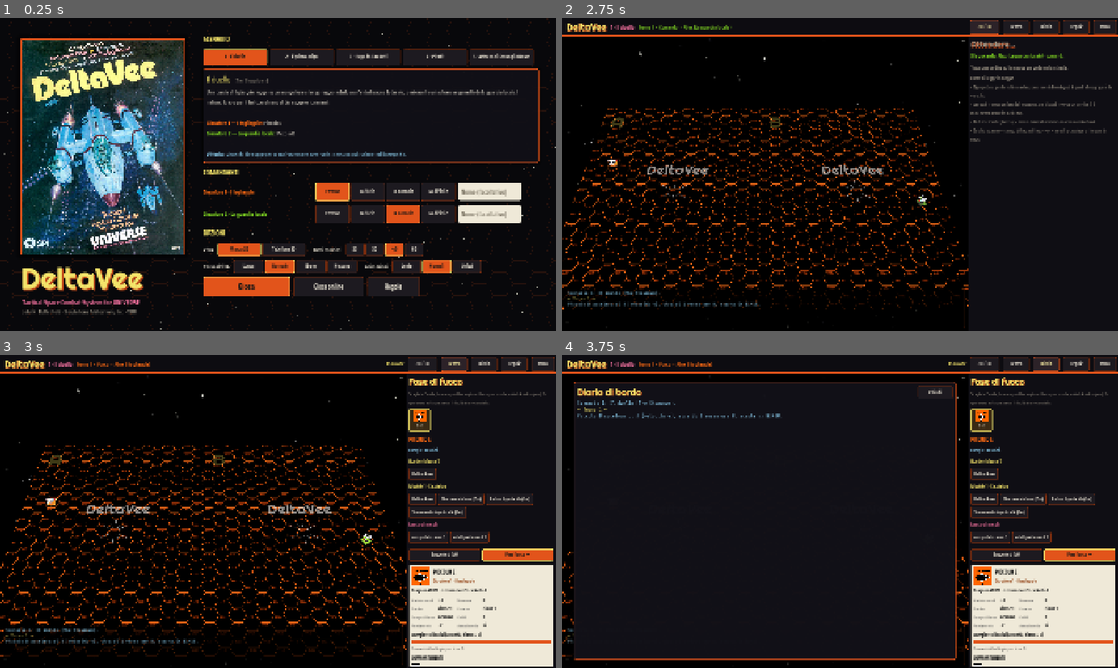
Above: before the commit, frames 1-4 (two rows, left to right).
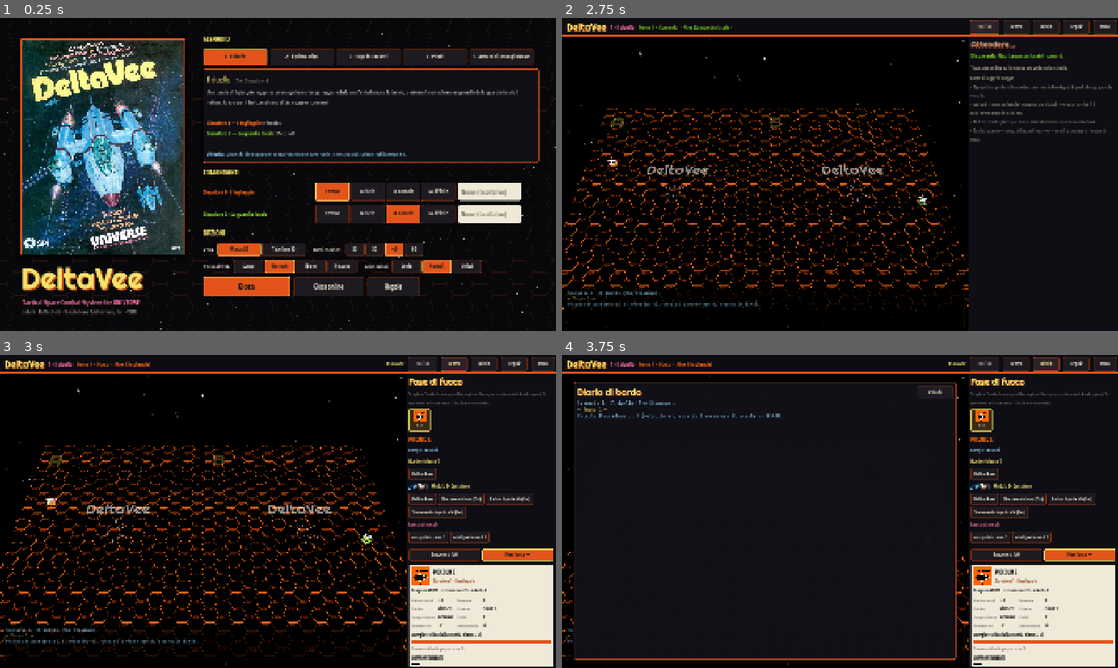
Above: after the commit, the same moments.

Repository: Tannoiser2/Delta-vee
Game: Godot game, scene res://scenes/Main.tscn
The game is run twice, just before and just after one commit, with the same random seed, the same clock (stepped at 60 frames per second) and the same inputs.
Inputs (mouse positions are in pixels of both pictures, inside the frame that each line leads up to):
- Up to frame 1 (0.25 s): no input
- Up to frame 2 (2.75 s): click (1051, 190) at 0.52 s; type "Alex" at 0.6 s; click (1051, 212) at 0.75 s; type "Alex" at 0.83 s; click "Gioca" at 1.25 s; click "2D / 3D" at 2 s
- Up to frame 3 (3 s): click "Centra" at 2.75 s
- Up to frame 4 (3.75 s): click "Diario" at 3.5 s

Frames 1-2 are identical in both runs. In frame 3, 0.2% of the frame differs, in the area x 73-85%, y 41-44%; in frame 4, 0.2%.

Commit message:
Immagini dei moduli (pod): miniature nella scheda della nave con ingrandimento, nelle armi della fase di fuoco e nella scelta della parte colpita; galleria dei 23 moduli nelle regole
Co-Authored-By: Claude Opus 5.5 <noreply@anthropic.com>
Claude-Session: https://claude.ai/code/session_01KonsJhfwemfaJnCuVQpUHL

Diff:
--- a/scripts/data/dv_data.gd
+++ b/scripts/data/dv_data.gd
@@ -39,8 +39,50 @@
 	"support":  {"name": "Supporto vitale", "short": "Supporto", "lp": false, "bcmd": 0, "jump": false, "fires": 0},
 	"cargo":    {"name": "Stiva", "short": "Stiva", "lp": false, "bcmd": 0, "jump": false, "fires": 0, "cargo": true},
 	"bcargo":   {"name": "Stiva schermata", "short": "Stiva sch.", "lp": false, "bcmd": 0, "jump": false, "fires": 0, "cargo": true},
-	"equip":    {"name": "Attrezzature", "short": "Attrezz.", "lp": false, "bcmd": 0, "jump": false, "fires": 0},
-}
+	"equip":    {"name": "Robot e attrezzature", "short": "Attrezz.", "lp": false, "bcmd": 0, "jump": false, "fires": 0},
+	# moduli senza effetto sul gioco [5.7] non usati dagli scenari, per partite inventate e per la galleria
+	"luxury":   {"name": "Cabina di lusso", "short": "Lusso", "lp": false, "bcmd": 0, "jump": false, "fires": 0},
+	"medical":  {"name": "Infermeria avanzata", "short": "Infermeria", "lp": false, "bcmd": 0, "jump": false, "fires": 0},
+	"bio":      {"name": "Ricerca biologica", "short": "Bio", "lp": false, "bcmd": 0, "jump": false, "fires": 0},
+	"living":   {"name": "Stiva per carichi vivi", "short": "Stiva viva", "lp": false, "bcmd": 0, "jump": false, "fires": 0, "cargo": true},
+	"lander":   {"name": "Modulo di atterraggio", "short": "Lander", "lp": false, "bcmd": 0, "jump": false, "fires": 0},
+	"survey":   {"name": "Rilevamento", "short": "Rilev.", "lp": false, "bcmd": 0, "jump": false, "fires": 0},
+	"explorer": {"name": "Esplorazione", "short": "Esplor.", "lp": false, "bcmd": 0, "jump": false, "fires": 0},
+	"escape":   {"name": "Salvataggio / EVA", "short": "EVA", "lp": false, "bcmd": 0, "jump": false, "fires": 0},
+}
+
+## immagine del modulo (assets/pods); il supporto vitale usa la serra della ricerca biologica
+const POD_IMG := {"support": "bio"}
+
+## descrizione breve dei moduli, per la galleria delle regole
+const POD_TEXT := {
+	"hunter": "Laser e particelle; 2 missili non guidati e 1 intelligente senza preparazione. Contiene un motore di salto. Nessun comando di battaglia.",
+	"light": "Laser e particelle; 5 non guidati e 3 guidati, da preparare. 1 comando di battaglia.",
+	"heavy": "Laser e particelle; 6 non guidati, 5 guidati, 3 intelligenti e 1 MIMS (questi da preparare). 1 comando di battaglia.",
+	"arsenal": "Due fuochi o lanci per fase; 8 non guidati, 7 guidati, 5 intelligenti e 2 MIMS. 1 comando di battaglia.",
+	"bcomm": "2 comandi di battaglia, un fuoco in più dalla nave, puntamento −6 per tutta la nave, ricerca attiva a 10 esagoni.",
+	"tractor": "Dà comandi di manovra a un'altra nave o caccia, anche nemica: 1 entro 4 esagoni (civiltà 7), 2 entro 6 (civiltà 8).",
+	"bcpod": "Hangar di un caccia Terwillicker-5000 o Terwillicker-X: si prepara e si lancia in due fasi di comando.",
+	"jump": "Permette il salto nell'iperspazio, dove lo scenario lo consente: prepara salto, poi salta.",
+	"ajump": "Salto nell'iperspazio senza la fase di preparazione.",
+	"energy": "144 unità di energia in più, spese per prime.",
+	"luxury": "Nessun effetto sul gioco; può contare per la vittoria.",
+	"cabin": "Nessun effetto sul gioco; può contare per la vittoria.",
+	"crew": "Nessun effetto sul gioco; può contare per la vittoria.",
+	"medical": "Nessun effetto sul gioco; può contare per la vittoria.",
+	"bio": "Nessun effetto sul gioco; può contare per la vittoria.",
+	"cargo": "Nessun effetto sul gioco; nello scenario 5 ogni stiva vale punti.",
+	"bcargo": "Nessun effetto sul gioco; nello scenario 5 ogni stiva vale punti.",
+	"living": "Nessun effetto sul gioco; può contare per la vittoria.",
+	"lander": "Nessun effetto sul gioco; può contare per la vittoria.",
+	"survey": "Nessun effetto sul gioco; può contare per la vittoria.",
+	"equip": "Nessun effetto sul gioco; può contare per la vittoria.",
+	"explorer": "Nessun effetto sul gioco; può contare per la vittoria.",
+	"escape": "Nessun effetto sul gioco; può contare per la vittoria.",
+}
+
+static func pod_img(t: String) -> String:
+	return "res://assets/pods/%s.webp" % POD_IMG.get(t, t)
 
 const MTYPES := ["ug", "g", "i", "m"]
 const MNAME := {"ug": "non guidato", "g": "guidato", "i": "intelligente", "m": "MIMS"}
--- a/scripts/ui/game_view.gd
+++ b/scripts/ui/game_view.gd
@@ -427,12 +427,28 @@
 	return p
 
 
-func _comp_row(vb: VBoxContainer, name: String, armor: int, st: int, extra := "") -> void:
+func _comp_row(vb: VBoxContainer, name: String, armor: int, st: int, extra := "", pod := "") -> void:
 	var h := HBoxContainer.new()
 	h.add_theme_constant_override("separation", 8)
 	h.add_child(_box(st))
+	if pod != "":
+		# miniatura del modulo: un clic la ingrandisce
+		var tb := TextureButton.new()
+		tb.texture_normal = UI.tex(D.pod_img(pod))
+		tb.ignore_texture_size = true
+		tb.stretch_mode = TextureButton.STRETCH_KEEP_ASPECT_COVERED
+		tb.custom_minimum_size = Vector2(78, 32)
+		tb.tooltip_text = "%s — tocca per ingrandire" % D.PODS[pod]["name"]
+		if st == 3:
+			tb.modulate = Color(0.55, 0.4, 0.38)
+		elif st == 2:
+			tb.modulate = Color(0.9, 0.75, 0.7)
+		var key := pod
+		tb.pressed.connect(func(): _pod_zoom(vb, h, key))
+		h.add_child(tb)
 	var l := UI.label(name, 17, UI.INK if st < 3 else Color("#8a4a3a"), UI.font_semi)
-	l.custom_minimum_size.x = 180
+	l.custom_minimum_size.x = 180 if pod == "" else 150
+	l.clip_text = true
 	h.add_child(l)
 	h.add_child(UI.label("cor. %d" % armor, 15, Color("#666"), UI.font_body))
 	if extra != "":
@@ -441,6 +457,28 @@
 		e.size_flags_horizontal = Control.SIZE_EXPAND_FILL
 		h.add_child(e)
 	vb.add_child(h)
+
+
+var _zoom_node: Control
+var _zoom_key := ""
+
+## immagine grande del modulo sotto la sua riga (un secondo clic la chiude)
+func _pod_zoom(vb: VBoxContainer, row: Control, key: String) -> void:
+	var same := _zoom_key == key and is_instance_valid(_zoom_node)
+	if is_instance_valid(_zoom_node):
+		_zoom_node.queue_free()
+	_zoom_key = ""
+	if same:
+		return
+	_zoom_key = key
+	var box := VBoxContainer.new()
+	box.add_theme_constant_override("separation", 2)
+	var img := UI.icon_rect(UI.tex(D.pod_img(key)), Vector2(PANEL_W - 60, (PANEL_W - 60) * 0.39))
+	box.add_child(img)
+	box.add_child(UI.wrap(UI.label(D.PODS[key]["name"].to_upper() + " — " + D.POD_TEXT.get(key, ""), 15, Color("#333"), UI.font_body), PANEL_W - 60))
+	vb.add_child(box)
+	vb.move_child(box, row.get_index() + 1)
+	_zoom_node = box
 
 
 func _card_ship(vb: VBoxContainer, u: Dictionary, mine: bool) -> void:
@@ -493,7 +531,7 @@
 			extra = "%s: %s" % [b["label"], {"dock": "a bordo", "prep": "pronto", "on": "in volo", "dead": "perso"}.get(b["st"], b["st"])]
 		if p["t"] == "tractor":
 			extra = "civiltà %d" % p["civ"]
-		_comp_row(vb, "%d. %s" % [i + 1, pd["name"]], p["armor"], engine.pod_state(u, i), extra)
+		_comp_row(vb, "%d. %s" % [i + 1, pd["name"]], p["armor"], engine.pod_state(u, i), extra, p["t"])
 	var prep := engine.prepared_of(u)
 	if not prep.is_empty() and (mine or ended):
 		var names := []
@@ -1298,7 +1336,14 @@
 				_txt("Comunicazioni di battaglia: un fuoco in più da una qualsiasi arma.", UI.MUTED, 16)
 			for src in engine.fire_sources(u):
 				var name := "Burster (classe %d)" % engine.sdef(u)["burst"] if str(src) == "burst" else "Modulo %d · %s%s" % [int(src) + 1, D.PODS[u["pods"][src]["t"]]["name"], " (danneggiato)" if engine.pod_state(u, src) == 2 else ""]
-				act_box.add_child(UI.label(name, 18, UI.YELLOW, UI.font_semi))
+				if str(src) == "burst":
+					act_box.add_child(UI.label(name, 18, UI.YELLOW, UI.font_semi))
+				else:
+					var hr := HBoxContainer.new()
+					hr.add_theme_constant_override("separation", 8)
+					hr.add_child(UI.icon_rect(UI.tex(D.pod_img(u["pods"][src]["t"])), Vector2(70, 28)))
+					hr.add_child(UI.label(name, 18, UI.YELLOW, UI.font_semi))
+					act_box.add_child(hr)
 				var g := HFlowContainer.new()
 				g.add_theme_constant_override("h_separation", 6)
 				g.add_theme_constant_override("v_separation", 6)
@@ -1510,7 +1555,12 @@
 	for p in pending["options"]:
 		var st := engine.part_state(t, p)
 		var pp: String = p
-		_btn("%s  [%s]" % [engine.part_name(t, p).capitalize(), ["intatto", "vulnerabile", "danneggiato", "distrutto"][st]], func(): _submit(pp))
+		var b := _btn("%s  [%s]" % [engine.part_name(t, p).capitalize(), ["intatto", "vulnerabile", "danneggiato", "distrutto"][st]], func(): _submit(pp))
+		if p.begins_with("p"):
+			b.icon = UI.tex(D.pod_img(t["pods"][int(p.substr(1)) - 1]["t"]))
+			b.expand_icon = true
+			b.custom_minimum_size.y = 52
+			b.alignment = HORIZONTAL_ALIGNMENT_LEFT
 
 
 # ================================================================ fine partita e replay
--- a/scripts/ui/rules_view.gd
+++ b/scripts/ui/rules_view.gd
@@ -105,6 +105,23 @@
 	rt.add_theme_font_size_override("bold_font_size", 21)
 	rt.text = TEXT
 	inner.add_child(rt)
+	inner.add_child(UI.title("I moduli (pod)", 34))
+	var gal := GridContainer.new()
+	gal.columns = 3
+	gal.add_theme_constant_override("h_separation", 18)
+	gal.add_theme_constant_override("v_separation", 18)
+	inner.add_child(gal)
+	for k in ["hunter", "light", "heavy", "arsenal", "bcomm", "tractor", "bcpod", "jump", "ajump", "energy",
+			"luxury", "cabin", "crew", "medical", "bio", "cargo", "bcargo", "living", "lander", "survey", "equip", "explorer", "escape"]:
+		var card := PanelContainer.new()
+		card.add_theme_stylebox_override("panel", UI.panel_style(Color("#0c0b10"), UI.HEX_D, 2, 4))
+		var cv := VBoxContainer.new()
+		cv.add_theme_constant_override("separation", 4)
+		card.add_child(cv)
+		cv.add_child(UI.icon_rect(UI.tex(D.pod_img(k)), Vector2(520, 200)))
+		cv.add_child(UI.label(D.PODS[k]["name"].to_upper(), 20, UI.YELLOW, UI.font_bold))
+		cv.add_child(UI.wrap(UI.label(D.POD_TEXT.get(k, ""), 17, UI.TEXT, UI.font_body), 520))
+		gal.add_child(card)
 	inner.add_child(UI.title("Tabelle", 34))
 	var rt2 := RichTextLabel.new()
 	rt2.bbcode_enabled = true
Binary file added: assets/pods/ajump.webp
Not shown, added: assets/pods/ajump.webp.import
Binary file added: assets/pods/arsenal.webp
Not shown, added: assets/pods/arsenal.webp.import
Binary file added: assets/pods/bcargo.webp
Not shown, added: assets/pods/bcargo.webp.import
Binary file added: assets/pods/bcomm.webp
Not shown, added: assets/pods/bcomm.webp.import
Binary file added: assets/pods/bcpod.webp
Not shown, added: assets/pods/bcpod.webp.import
Binary file added: assets/pods/bio.webp
Not shown, added: assets/pods/bio.webp.import
(and 34 more such lines)
